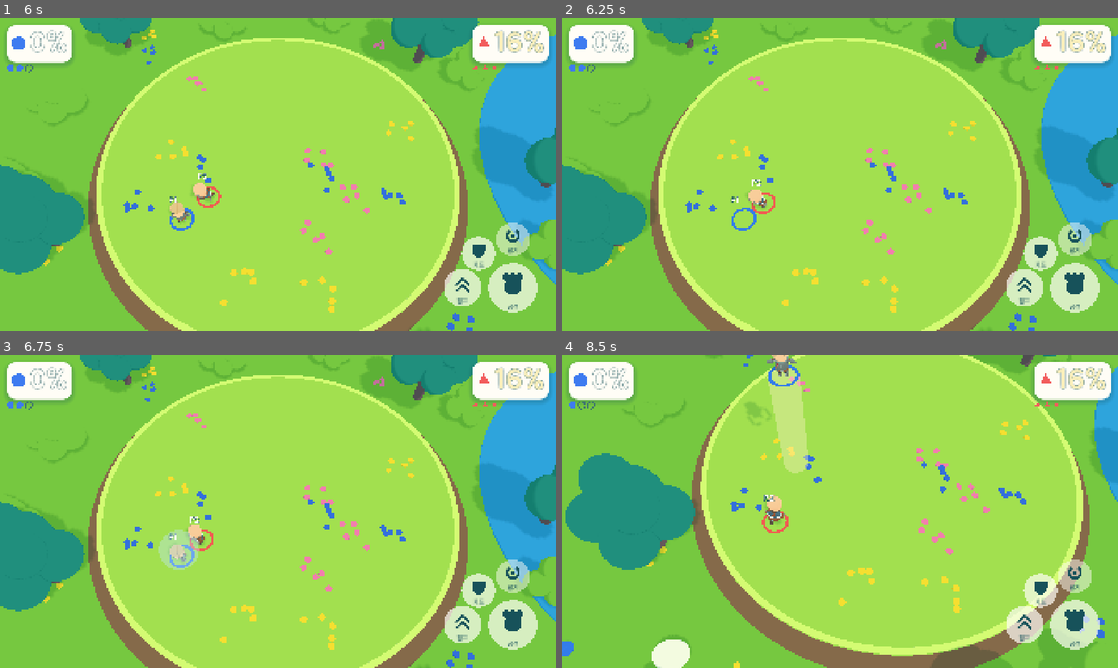
Above: before the commit, frames 1-4 (two rows, left to right).
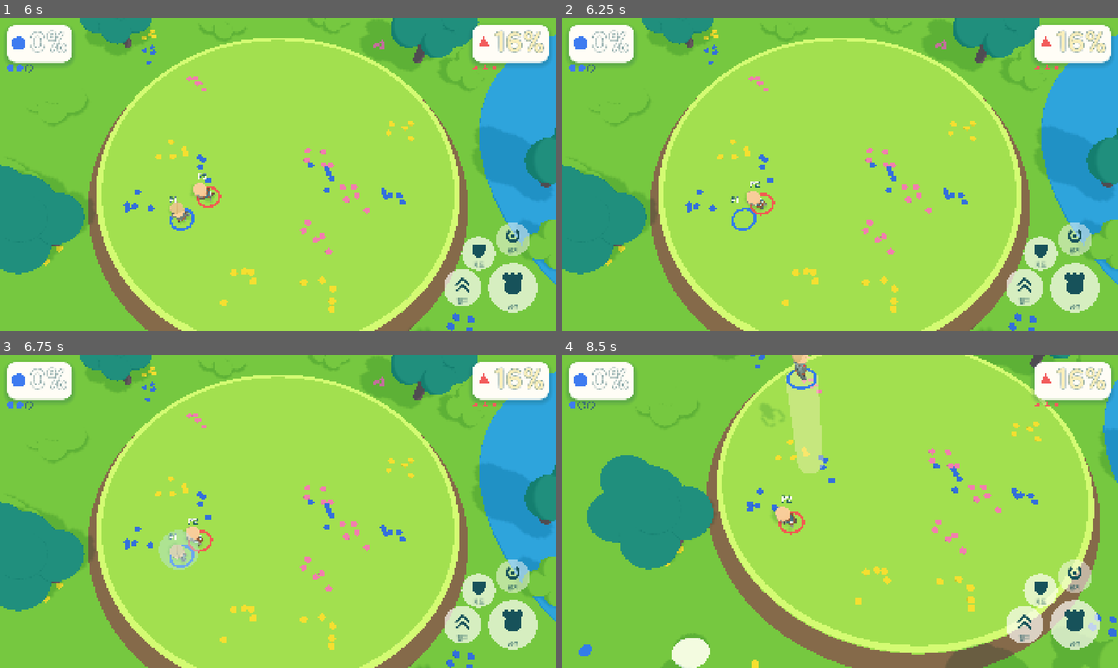
Above: after the commit, the same moments.

Repository: UICHEOL-HWANG/TheBrawlGuys
Game: Godot game, scene res://src/main/main.tscn
Two runs of this game, one before a commit and one after it. Both use one fixed random seed, a clock stepped at 60 frames per second and the inputs below.
Inputs (mouse positions are in pixels of both pictures, inside the frame that each line leads up to):
- Up to frame 1 (6 s): tap Enter (ui_accept) at 0.5 s; move the mouse to (400, 158) at 0.52 s; hold Right (p1_right) 0.53-1.25 s; tap V (p1_grab) at 0.6 s; click (400, 158) at 0.67 s; tap Space (p1_jump) at 0.77, 3.77 s; drag from (166, 190) to (250, 237) at 1.27 s; move the mouse to (333, 105) at 2.02 s; hold Right (p1_right) 2.03-2.75 s; hold X (p1_heavy) 2.03-2.75 s; drag from (250, 237) to (111, 127) at 2.77 s; move the mouse to (444, 221) at 3.52 s; hold Left (p1_left) 3.53-4.25 s; hold Shift 3.53-4.25 s; drag from (111, 127) to (194, 96) at 4.27 s; move the mouse to (305, 174) at 5.02 s; hold Down (p1_down) 5.03-5.75 s; tap Ctrl at 5.1 s; click (305, 174) at 5.17 s; drag from (194, 96) to (166, 190) at 5.77 s
- Up to frame 2 (6.25 s): no input
- Up to frame 3 (6.75 s): move the mouse to (400, 495) at 6.52 s; hold Up (p1_up) from 6.53 s (still down); hold C (p1_guard) from 6.53 s (still down)
- Up to frame 4 (8.5 s): tap Space (p1_jump) at 6.77 s; release Up (p1_up) at 7.25 s; release C (p1_guard) at 7.25 s; drag from (728, 527) to (812, 574) at 7.27 s; move the mouse to (895, 442) at 8.02 s; hold Down (p1_down) from 8.03 s (still down); tap Z (p1_light) at 8.1 s

Frame 1 is identical in both runs. In frame 2, 0.2% of the frame differs, in the area x 32-39%, y 51-64%; in frame 3, 0.2%; in frame 4, 19%, in the area x 0-100%, y 0-100%.

Commit message:
fix: same-tick trades hit both fighters regardless of fighter id
Phase 3 carry-over. Combat.resolve applied hits while it scanned attackers in id order, so
when two attacks connected on the same tick the lower id's hit put the other fighter into
hitstun first and its own hit was dropped: every trade went to the lower id. Contacts are now
collected from the pre-step state and applied afterwards, so both hits land; an attacker's
hitstop keeps the larger of the two freezes.

Fair trades made mirrored bots trade light link hits forever (no combo, no ring-out), so each
bot now swings at bot_attack_range - (id % 4) * bot_attack_range_spread (new Bot tunable,
0.1 m), which breaks the symmetry. Bot values are outside the sim fingerprint.

Replay hashes are unchanged: the scripted replay never trades on the same tick.

Co-Authored-By: Claude Opus 5.5 <noreply@anthropic.com>

Diff:
--- a/src/config/game_config.gd
+++ b/src/config/game_config.gd
@@ -152,6 +152,8 @@
 
 @export_group("Bot")
 @export_range(0.5, 5.0, 0.1) var bot_attack_range: float = 1.4
+## Bot n swings at bot_attack_range - n % 4 * spread, so mirrored bots do not trade forever.
+@export_range(0.0, 0.5, 0.01) var bot_attack_range_spread: float = 0.1
 @export_range(0, 120, 1) var bot_attack_cooldown_ticks: int = 30
 @export_range(0.3, 1.0, 0.01) var bot_edge_ratio: float = 0.8
 @export_range(0.5, 6.0, 0.1) var bot_guard_range: float = 2.2
--- a/src/input/bot_controller.gd
+++ b/src/input/bot_controller.gd
@@ -30,6 +30,11 @@
 ## Light presses after the first swing so hits 2 and 3 land inside the combo buffer.
 static func combo_mash_ticks(config: GameConfig) -> int:
 	return 2 * (config.light_startup_ticks + config.light_active_ticks + config.light_recovery_ticks)
+
+
+## Swing range of bot `id`: staggered by id so mirrored bots never start the same trade forever.
+static func attack_range(id: int, config: GameConfig) -> float:
+	return config.bot_attack_range - config.bot_attack_range_spread * float(id % 4)
 
 
 func sample(view: Dictionary) -> InputFrame:
@@ -134,7 +139,7 @@
 	var reach := _config.grab_forward + _config.grab_half_width + _config.fighter_radius
 	if int(foe["state"]) == Fighter.State.GUARD and delta.length() <= reach:
 		return InputFrame.make(dir.x, dir.y, false, false, false, false, true)
-	if delta.length() <= _config.bot_attack_range and _cooldown == 0:
+	if delta.length() <= attack_range(_self_id, _config) and _cooldown == 0:
 		_cooldown = _config.bot_attack_cooldown_ticks
 		if item_kind != Item.Kind.BAT:
 			_combo_left = combo_mash_ticks(_config)
--- a/src/sim/combat.gd
+++ b/src/sim/combat.gd
@@ -24,8 +24,27 @@
 	return attacker.pos + attacker.facing * attack.hitbox_forward + Vector3.UP * attack.hitbox_up
 
 
+## Two passes so same-tick trades are fair (Phase 3 carry-over): every contact is found from the
+## state at the start of the step, then all of them are applied. A fighter hit this tick still
+## lands its own active hit, whatever the fighter ids.
 static func resolve(fighters: Array[Fighter], attacks: AttackSet, config: GameConfig) -> Array[Dictionary]:
 	var events: Array[Dictionary] = []
+	for h: Dictionary in _contacts(fighters, attacks, config):
+		var attacker: Fighter = h["attacker"]
+		var target: Fighter = h["target"]
+		var attack: AttackData = h["attack"]
+		attacker.hit_ids.append(target.id)
+		var e := apply_hit(target, attack, h["facing"], h["power"], config, h["center"], attacker.id)
+		e["attack_kind"] = h["kind"]
+		attacker.hitstop_ticks = maxi(attacker.hitstop_ticks, attack.hitstop_ticks)
+		events.append(e)
+	return events
+
+
+## Active hitbox vs capsule contacts, in attacker then target id order, with everything the hit
+## needs captured before any hit changes a fighter.
+static func _contacts(fighters: Array[Fighter], attacks: AttackSet, config: GameConfig) -> Array[Dictionary]:
+	var found: Array[Dictionary] = []
 	for attacker: Fighter in fighters:
 		if attacker.state != Fighter.State.ATTACK or attacker.attack_kind == AttackSet.Kind.GRAB:
 			continue
@@ -34,6 +53,7 @@
 			continue
 		var center := hitbox_center(attacker, attack)
 		var yaw := Collision.yaw_of(attacker.facing)
+		var power := attacker.charge_mul if attacker.attack_kind == AttackSet.Kind.HEAVY else 1.0
 		for target: Fighter in fighters:
 			if target == attacker or not target.is_alive() or target.invuln_ticks > 0:
 				continue
@@ -41,13 +61,9 @@
 				continue
 			if Collision.capsule_hits_box(target.pos, config.fighter_radius, config.fighter_height,
 					center, yaw, attack.hitbox_half):
-				attacker.hit_ids.append(target.id)
-				var power := attacker.charge_mul if attacker.attack_kind == AttackSet.Kind.HEAVY else 1.0
-				var e := apply_hit(target, attack, attacker.facing, power, config, center, attacker.id)
-				e["attack_kind"] = attacker.attack_kind
-				attacker.hitstop_ticks = attack.hitstop_ticks
-				events.append(e)
-	return events
+				found.append({"attacker": attacker, "target": target, "attack": attack, "center": center,
+						"facing": attacker.facing, "power": power, "kind": attacker.attack_kind})
+	return found
 
 
 ## One hit from any source (melee, throw, projectile, explosion). dir is the push direction (only its horizontal part is used, normalized),
--- /dev/null
+++ b/tests/unit/test_trades.gd
@@ -0,0 +1,58 @@
+extends GutTest
+## Phase 3 carry-over: two attacks landing on the same tick both hit (no fighter-id order bias).
+
+
+func _inputs(p0: InputFrame, p1: InputFrame) -> Array[InputFrame]:
+	var a: Array[InputFrame] = [p0, p1]
+	return a
+
+
+## Two fighters `gap` apart facing each other.
+func _face_off(gap: float) -> World:
+	var w := World.new(GameConfig.new(), 1)
+	w.fighters[0].pos = Vector3(-gap * 0.5, 0, 0)
+	w.fighters[0].facing = Vector3(1, 0, 0)
+	w.fighters[1].pos = Vector3(gap * 0.5, 0, 0)
+	w.fighters[1].facing = Vector3(-1, 0, 0)
+	return w
+
+
+func _both_press_light_then_wait(w: World, ticks: int) -> Array[Dictionary]:
+	var hits: Array[Dictionary] = []
+	var light := InputFrame.make(0, 0, false, true)
+	w.tick(_inputs(light, light))
+	for i: int in ticks:
+		w.tick(_inputs(InputFrame.neutral(), InputFrame.neutral()))
+		for e: Dictionary in w.state_view()["events"]:
+			if e["type"] == "hit":
+				hits.append(e)
+	return hits
+
+
+func test_same_tick_lights_hit_both_fighters() -> void:
+	var w := _face_off(1.2)
+	var hits := _both_press_light_then_wait(w, 10)
+	assert_eq(hits.size(), 2, "a trade: both hits land")
+	assert_eq(w.fighters[0].damage, w.config.light_link_damage)
+	assert_eq(w.fighters[1].damage, w.config.light_link_damage)
+	assert_eq(w.fighters[0].state, Fighter.State.HITSTUN)
+	assert_eq(w.fighters[1].state, Fighter.State.HITSTUN)
+
+
+func test_trade_does_not_depend_on_fighter_ids() -> void:
+	var a := _face_off(1.2)
+	_both_press_light_then_wait(a, 10)
+	var b := _face_off(1.2)
+	b.fighters[0].pos = Vector3(0.6, 0, 0)
+	b.fighters[0].facing = Vector3(-1, 0, 0)
+	b.fighters[1].pos = Vector3(-0.6, 0, 0)
+	b.fighters[1].facing = Vector3(1, 0, 0)
+	_both_press_light_then_wait(b, 10)
+	assert_eq(a.fighters[0].damage, b.fighters[1].damage)
+	assert_eq(a.fighters[1].damage, b.fighters[0].damage)
+
+
+func test_bots_stagger_their_swing_range_by_id() -> void:
+	var c := GameConfig.new()
+	assert_gt(BotController.attack_range(0, c), BotController.attack_range(1, c),
+			"mirrored bots would otherwise trade light hits forever now that trades are fair")
Not shown, added: tests/unit/test_trades.gd.uid
